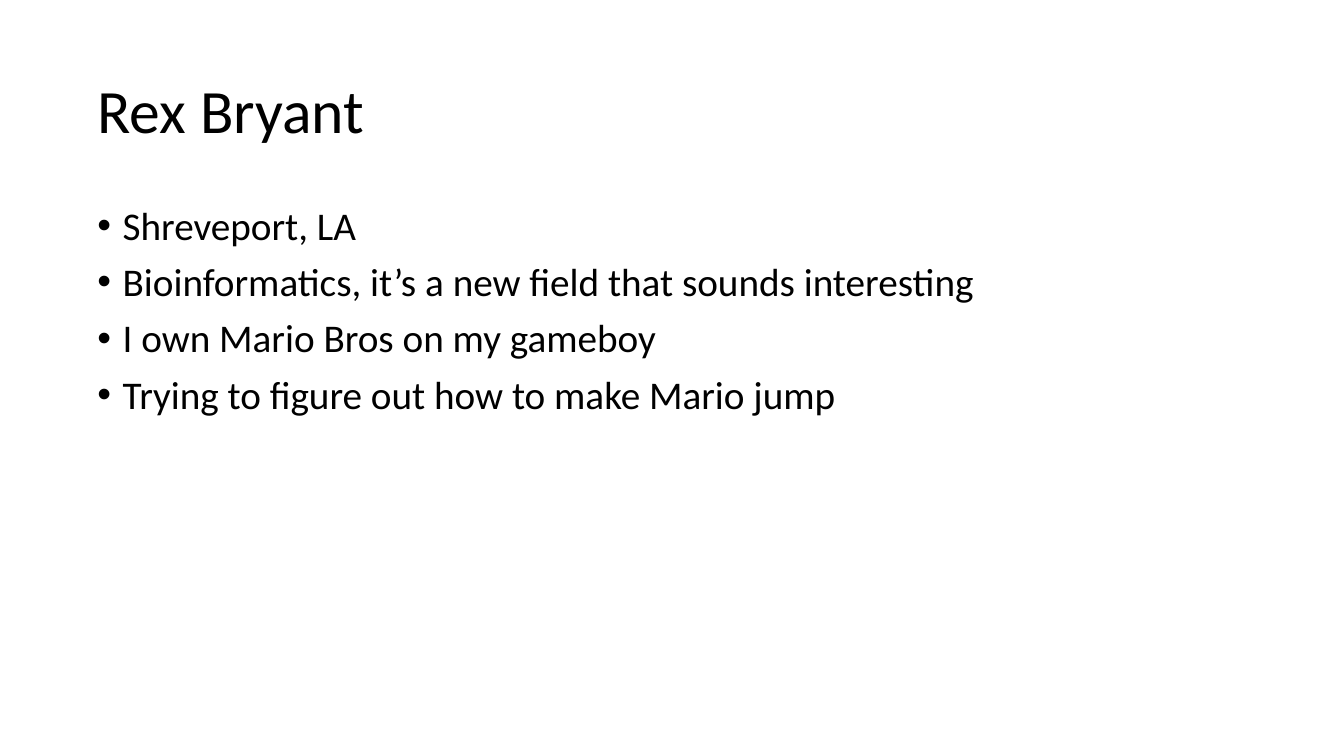
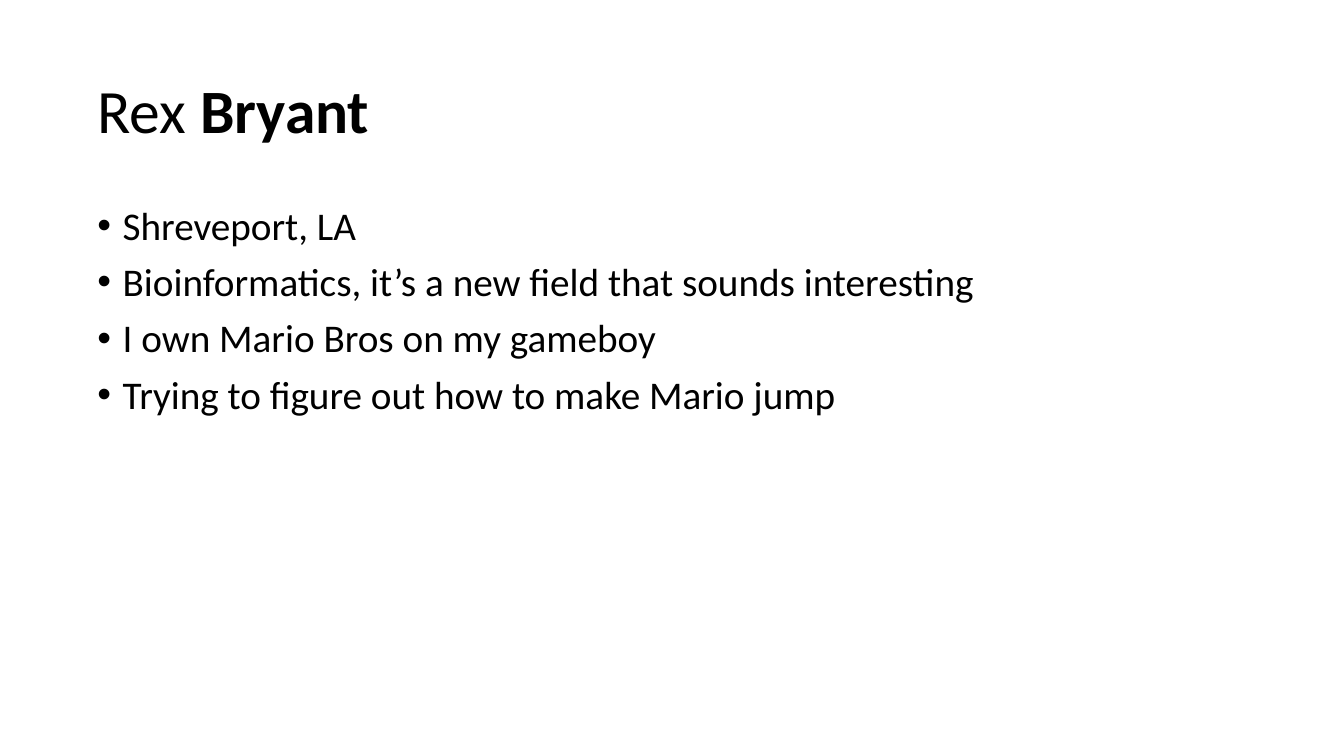
Before and after one commit to antoinemcabee/Mario-Bros., a slide deck: slide 5 of progressreport (3) (1).pptx. Drawn at 1344x756 pixels with LibreOffice and Linux fonts; fonts in the diff are those of the drawing. Boxes give left, top, right and bottom in pixels: in the first picture for what was removed or moved away, otherwise in the second. Text is boxed around its words. In the diff, an @@ line names an element or a change of style, - is before the commit and + after.

```diff
--- a/progressreport (3) (1).pptx
+++ b/progressreport (3) (1).pptx
@@ title "Rex Bryant" at [97,93,369,143]: bold on in "Bryant" @@
```
Also in this commit, not shown: 9 other slides changed.
